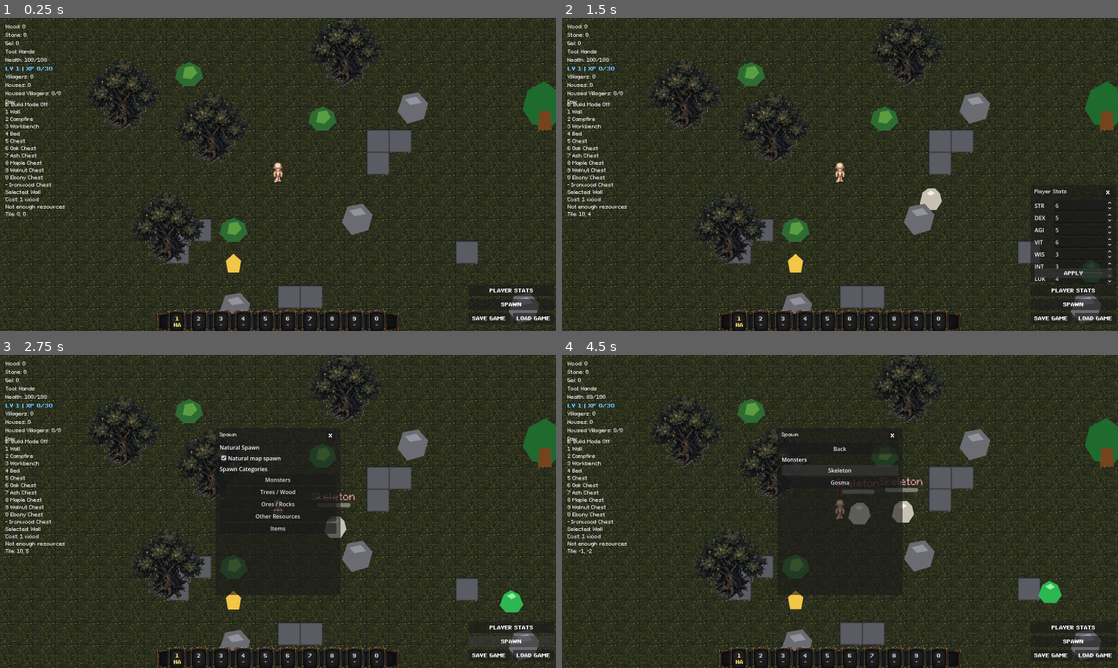
Above: before the commit, frames 1-4 (two rows, left to right).
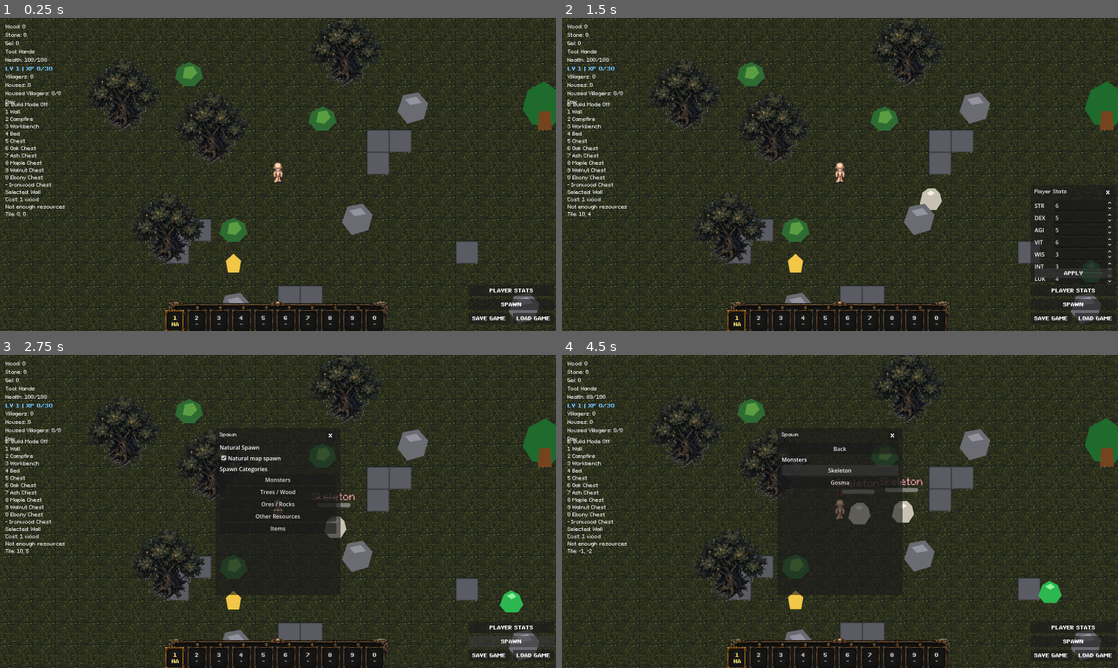
Above: after the commit, the same moments.

Repository: ramonsamagaio/Oathwake-Main
Game: Godot game, scene res://scenes/Main.tscn
The game is run twice, just before and just after one commit, with the same random seed, the same clock (stepped at 60 frames per second) and the same inputs. This scene is started directly instead of the project's main scene.
Inputs:
- Up to frame 1 (0.25 s): no input
- Up to frame 2 (1.5 s): click "PLAYER STATS" at 0.5 s; click "APPLY" at 1.25 s
- Up to frame 3 (2.75 s): click "SPAWN" at 2 s
- Up to frame 4 (4.5 s): click "Natural map spawn" at 2.75 s; click "Monsters" at 3.5 s; click "Skeleton" at 4.25 s

The runs differ from the first frame. In frame 1, 1.7% of the frame differs, in the area x 28-72%, y 90-100%; in frame 2, 1.7%; in frame 3, 1.7%; in frame 4, 1.8%.

Commit message:
Apply proper hotbar skin styles

Diff:
--- a/scripts/ui/HotbarUI.gd
+++ b/scripts/ui/HotbarUI.gd
@@ -81,7 +81,7 @@
 	panel.offset_right = 350.0
 	panel.offset_bottom = -18.0
 	add_child(panel)
-	OathwakeUISkin.apply_panel(panel)
+	OathwakeUISkin.apply_hotbar_panel(panel)
 
 	var margin := MarginContainer.new()
 	margin.add_theme_constant_override("margin_left", 8)
@@ -102,7 +102,7 @@
 		button.pressed.connect(select_slot.bind(index))
 		row.add_child(button)
 		slots.append(button)
-		OathwakeUISkin.apply_slot_button(button)
+		OathwakeUISkin.apply_hotbar_slot_button(button, "empty")
 
 
 func _setup_empty_slot(slot: Button, index: int) -> void:
@@ -128,8 +128,10 @@
 	for index in range(slots.size()):
 		var slot: Button = slots[index]
 		if index == selected_slot:
+			OathwakeUISkin.apply_hotbar_slot_button(slot, "selected")
 			slot.add_theme_color_override("font_color", Color(1.0, 0.92, 0.45, 1.0))
 		else:
+			OathwakeUISkin.apply_hotbar_slot_button(slot, "empty")
 			slot.remove_theme_color_override("font_color")
 
 
